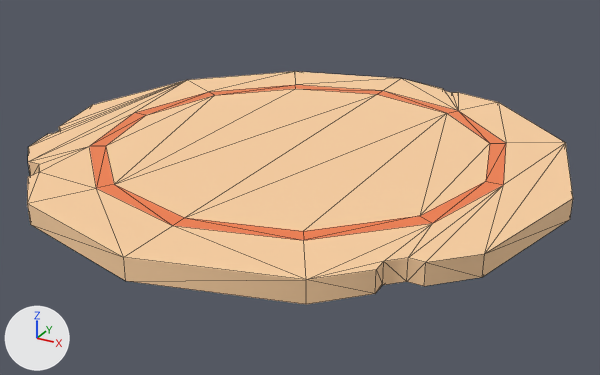
The glTF model public/assets/models/food/cuttingBoardRound.GLB, before and after one commit.
Camera for both pictures: a 50 mm lens placed at (0.561, -1.017, 0.469), pointed at (0.011, -0.017, -0.031). The axes (+X, +Y, +Z) are drawn at lower left. The lights are the same throughout. Mesh edges are drawn as thin lines.

In view in the first picture: 'cuttingBoardRound'.
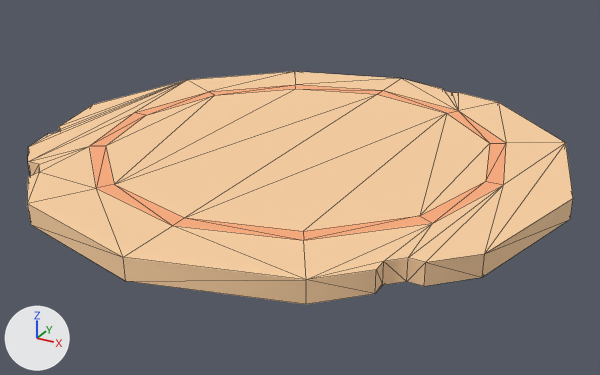
The newer file is also turned or shifted as a whole; pictures and numbers use the older file's frame.

The change, as a diff of the scene's bpy script:
```diff
--- a/public/assets/models/food/cuttingBoardRound.GLB.py
+++ b/public/assets/models/food/cuttingBoardRound.GLB.py
@@ mat_brown_158 @@
+mat_brown_158 = principled_material('brown.158')
+mat_brown_158.base_color = (1.0, 0.43, 0.21)  # orange #ffaf7e
+mat_brown_158.roughness = 1.0
@@ me_mesh_cuttingboardround_002 @@
 me_mesh_cuttingboardround_002.from_pydata(...)  # 80 vertices, 156 faces; spans x -0.4..0.4, y -0.4..0.4, z 0.0..0.03
 me_mesh_cuttingboardround_002.materials.append(mat_brownlight_138)
-me_mesh_cuttingboardround_002.materials.append(mat_brown_106)  # orange #ffaf7e
+me_mesh_cuttingboardround_002.materials.append(mat_brown_158)  # orange #ffaf7e
```

Location of each change, (x1, y1, x2, y2) in pixels of the pictures (600 x 375 px):
'cuttingBoardRound', recoloured
    both: (88, 83, 508, 276)
